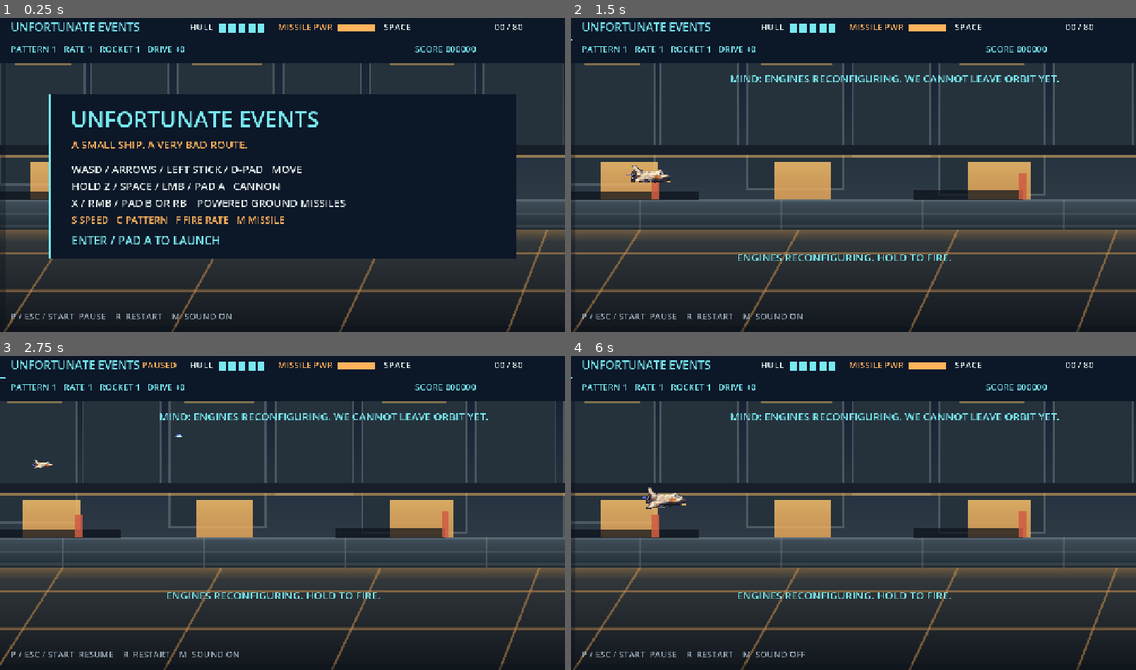
Above: before the commit, frames 1-4 (two rows, left to right).
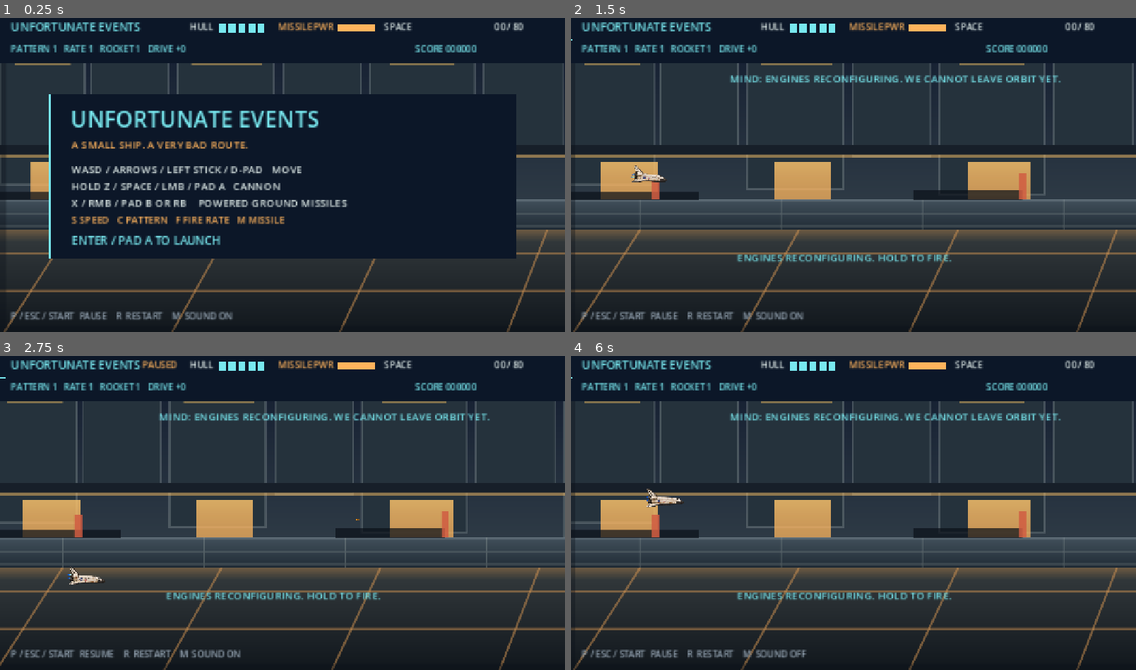
Above: after the commit, the same moments.

Repository: Jonty303/Unfortunate-Events
Game: Godot game, scene res://main.tscn
Two runs of this game, one before a commit and one after it. Both use one fixed random seed, a clock stepped at 60 frames per second and the inputs below.
Inputs (mouse positions are in pixels of both pictures, inside the frame that each line leads up to):
- Up to frame 1 (0.25 s): no input
- Up to frame 2 (1.5 s): tap Enter at 0.5, 0.6 s; move the mouse to (977, 156) at 0.52 s; hold D 0.53-1.28 s; click (977, 156) at 0.67 s; tap Space at 0.77 s; move the mouse to (740, 187) at 1.27 s; hold S from 1.28 s (still down); tap R at 1.35 s
- Up to frame 3 (2.75 s): tap Space at 1.52 s; move the mouse to (339, 440) at 2.02 s; release S at 2.03 s; hold D from 2.03 s (still down); tap P at 2.1 s
- Up to frame 4 (6 s): tap Space at 2.75, 3.02, 3.77, 4.25, 4.52, 5.75 s; move the mouse to (825, 575) at 2.77 s; release D at 2.78 s; hold W 2.78-3.53 s; tap Z at 2.85 s; click (825, 575) at 2.92 s; tap Enter at 3.5, 5, 5.1 s; move the mouse to (1023, 560) at 3.52 s; hold A 3.53-5.03 s; tap X at 3.6 s; move the mouse to (684, 462) at 4.27 s; tap M at 4.35 s; move the mouse to (881, 509) at 5.02 s; hold S 5.03-5.78 s; click (881, 509) at 5.17 s; move the mouse to (768, 431) at 5.77 s; hold D from 5.78 s (still down); tap R at 5.85 s

The runs differ from the first frame. In frame 1, 6.7% of the frame differs, in the area x 0-100%, y 1-100%; in frame 2, 4.3%; in frame 3, 4.5%; in frame 4, 4.3%.

Commit message:
Keep flight in one coordinate space and rebuild active gameplay sprites

Diff:
--- a/initial prototype/game.gd
+++ b/initial prototype/game.gd
@@ -13,25 +13,50 @@
 const TANK_RELOAD := 2.8
 const SAM_RELOAD := 2.0
 const FLIGHT := {
-	"shuttle_bank": preload("res://assets/flight/shuttle_bank.png"),
-	"main_drive": preload("res://assets/flight/main_drive.png"),
-	"cannon_round": preload("res://assets/flight/cannon_round.png"),
-	"fighter": preload("res://assets/hostiles/fighter.png"),
-	"tank": preload("res://assets/hostiles/tank.png"),
-	"launcher": preload("res://assets/hostiles/launcher.png"),
-	"tank_barrel": preload("res://assets/hostiles/tank_barrel.png"),
-	"launch_rail": preload("res://assets/hostiles/launch_rail.png"),
-	"sam": preload("res://assets/hostiles/sam.png"),
-	"tank_shell": preload("res://assets/hostiles/tank_shell.png"),
-	"fighter_pulse": preload("res://assets/hostiles/fighter_pulse.png"),
-	"exhaust": preload("res://assets/hostiles/exhaust.png"),
-	"rocket": preload("res://assets/flight/rocket.png"),
-	"heavy_rocket": preload("res://assets/flight/heavy_rocket.png"),
-	"rocket_drive": preload("res://assets/flight/rocket_drive.png"),
-	"muzzle_flash": preload("res://assets/flight/muzzle_flash.png"),
-	"impact": preload("res://assets/flight/impact.png"),
-	"small_explosion": preload("res://assets/flight/small_explosion.png"),
-	"debris_cloud": preload("res://assets/flight/debris_cloud.png"),
+	"shuttle_bank": preload("res://assets/hd/shuttle_bank.webp"),
+	"fighter": preload("res://assets/hd/fighter.webp"),
+	"tank": preload("res://assets/hd/tank.webp"),
+	"launcher": preload("res://assets/hd/launcher.webp"),
+	"tank_barrel": preload("res://assets/hd/tank_barrel.webp"),
+	"launch_rail": preload("res://assets/hd/launch_rail.webp"),
+	"sam": preload("res://assets/hd/sam.webp"),
+	"tank_shell": preload("res://assets/hd/tank_shell.webp"),
+	"fighter_pulse": preload("res://assets/hd/fighter_pulse.webp"),
+	"cannon_round": preload("res://assets/hd/cannon_round.webp"),
+	"rocket": preload("res://assets/hd/rocket.webp"),
+	"heavy_rocket": preload("res://assets/hd/heavy_rocket.webp"),
+	"main_drive": preload("res://assets/hd/main_drive.webp"),
+	"rocket_drive": preload("res://assets/hd/rocket_drive.webp"),
+	"muzzle_flash": preload("res://assets/hd/muzzle_flash.webp"),
+	"small_explosion": preload("res://assets/hd/small_explosion.webp"),
+	"exhaust": preload("res://assets/hd/exhaust.webp"),
+	"impact": preload("res://assets/hd/impact.webp"),
+	"debris_cloud": preload("res://assets/hd/debris_cloud.webp"),
+	"military": preload("res://assets/hd/military.webp"),
+	"civilian": preload("res://assets/hd/civilian.webp"),
+}
+const SPRITE_SIZE := {
+	"shuttle_bank": Vector2(46, 24),
+	"fighter": Vector2(39, 18),
+	"tank": Vector2(39, 15),
+	"launcher": Vector2(39, 15),
+	"tank_barrel": Vector2(18, 6),
+	"launch_rail": Vector2(19, 8),
+	"sam": Vector2(18, 7),
+	"tank_shell": Vector2(10, 5),
+	"fighter_pulse": Vector2(12, 6),
+	"cannon_round": Vector2(13, 5),
+	"rocket": Vector2(17, 7),
+	"heavy_rocket": Vector2(20, 8),
+	"main_drive": Vector2(17, 7),
+	"rocket_drive": Vector2(11, 5),
+	"muzzle_flash": Vector2(13, 8),
+	"small_explosion": Vector2(32, 32),
+	"exhaust": Vector2(10, 5),
+	"impact": Vector2(14, 14),
+	"debris_cloud": Vector2(32, 32),
+	"military": Vector2(45, 31),
+	"civilian": Vector2(45, 31),
 }
 # Horizontal strips use equal-width cells. Rates are in frames per second.
 const FRAME_COUNTS := {"shuttle_bank": 5, "main_drive": 6, "rocket_drive": 4, "muzzle_flash": 4, "impact": 6, "small_explosion": 9, "debris_cloud": 9}
@@ -160,7 +185,7 @@
 
 func _ready() -> void:
 	font = ThemeDB.fallback_font
-	texture_filter = CanvasItem.TEXTURE_FILTER_NEAREST
+	texture_filter = CanvasItem.TEXTURE_FILTER_LINEAR
 	rng.seed = 61724
 	for i in range(95):
 		stars.append(Vector3(rng.randf_range(0, 640), rng.randf_range(28, 325), rng.randf_range(0.2, 1.0)))
@@ -351,11 +376,11 @@
 	var speed := START_SPEED + SPEED_INCREMENT * speed_boosts
 	var old_y := player.y
 	player += direction.limit_length() * speed * delta
-	player.x = clampf(player.x, 20, 614)
-	player.y = clampf(player.y, 42, 330)
+	player.x = clampf(player.x, 23, SIZE.x - 23)
+	player.y = clampf(player.y, 67, SIZE.y - 12)
 	var ground := ground_y()
-	if ground < 360 and player.y + 7 > ground:
-		player.y = ground - 8
+	if ground < 360 and player.y + 12 > ground:
+		player.y = ground - 12
 		hurt()
 	if delta > 0:
 		var vertical_motion := clampf((player.y - old_y) / (speed * delta), -1.0, 1.0)
@@ -387,7 +412,7 @@
 		var spent := false
 		if s.friendly:
 			for building in structures:
-				var building_box := Rect2(building.p + Vector2(-18, -42), Vector2(36, 42))
+				var building_box := Rect2(building.p + Vector2(-22, -31), Vector2(44, 31))
 				if segment_hits(previous, s.p, building_box.grow(3 if s.missile else 1)):
 					building.hp -= s.damage
 					building.flash = 0.12
@@ -532,17 +557,7 @@
 func draw_structure(building: Dictionary) -> void:
 	var p: Vector2 = building.p.round()
 	var tint := Color("ffcc89") if building.flash > 0 else Color.WHITE
-	var military: bool = building.kind == "military"
-	var main := Color("465461") if military else Color("776b5b")
-	var roof := Color("9a7049") if military else Color("bd9670")
-	draw_rect(Rect2(p + Vector2(-18, -40), Vector2(36, 40)), main * tint)
-	draw_rect(Rect2(p + Vector2(-22, -43), Vector2(44, 7)), roof * tint)
-	draw_rect(Rect2(p + Vector2(-14, -33), Vector2(9, 10)), Color("e5c785") * tint)
-	draw_rect(Rect2(p + Vector2(3, -33), Vector2(8, 10)), Color("e5c785") * tint)
-	draw_rect(Rect2(p + Vector2(-4, -16), Vector2(9, 16)), Color("292e32") * tint)
-	if military:
-		draw_rect(Rect2(p + Vector2(10, -49), Vector2(3, 8)), Color("b94e3c") * tint)
-		draw_rect(Rect2(p + Vector2(-15, -3), Vector2(30, 3)), Color("d39a59") * tint)
+	flight_sprite(building.kind, p - Vector2(0, 15.5), 0, tint)
 
 func draw_enemy(e: Dictionary) -> void:
 	var tint := Color(3, 3, 3) if e.flash > 0 else Color.WHITE
@@ -575,7 +590,7 @@
 	# Gameplay sprites were authored for the original small viewport. Give them
 	# deliberate screen presence in the larger 1280 x 720 presentation.
 	var source_size := Vector2(tex.get_width() / cells, tex.get_height())
-	var draw_size := source_size * 1.5
+	var draw_size: Vector2 = SPRITE_SIZE[kind]
 	draw_texture_rect_region(tex, Rect2((pos - draw_size * 0.5).round(), draw_size),
 			Rect2(Vector2(frame % cells * source_size.x, 0), source_size), tint)
 
@@ -586,24 +601,23 @@
 	var cell := Vector2(POWERUP_SHEET.get_width() / 2.0, POWERUP_SHEET.get_height() / 2.0)
 	var source := Rect2(Vector2((index % 2) * cell.x, floori(float(index) / 2.0) * cell.y), cell)
 	var size := Vector2(38, 38)
-	draw_circle(pos, 22, Color(0.12, 0.19, 0.28, 0.7))
+
 	draw_texture_rect_region(POWERUP_SHEET, Rect2(pos - size * 0.5, size), source)
 
 func label_at(words: String, pos: Vector2, size: int = 12, color: Color = PAPER) -> void:
 	draw_string(font, pos, words, HORIZONTAL_ALIGNMENT_LEFT, -1, size, color)
 
 func hud_rect(rect: Rect2, color: Color) -> void:
-	draw_rect(Rect2(rect.position * 2.0, rect.size * 2.0), color)
+	draw_rect(rect, color)
 
 func hud_label(words: String, pos: Vector2, size: int = 12, color: Color = PAPER) -> void:
-	draw_string(font, pos * 2.0, words, HORIZONTAL_ALIGNMENT_LEFT, -1, size * 2, color)
+	draw_string(font, pos, words, HORIZONTAL_ALIGNMENT_LEFT, -1, size, color)
 
 func _draw() -> void:
 	var phase: String = "hangar" if elapsed < 7.0 else ("overland" if elapsed < 68.0 else "orbit")
 	var backdrop: Texture2D = BACKDROPS[phase]
 	var offset := fposmod(elapsed * (24.0 if phase == "hangar" else 12.0), 1280.0)
-	draw_texture_rect_region(backdrop, Rect2(Vector2.ZERO, OUTPUT_SIZE), Rect2(Vector2(offset, 0), OUTPUT_SIZE))
-	draw_set_transform(Vector2.ZERO, 0.0, Vector2(2, 2))
+	draw_texture_rect_region(backdrop, Rect2(Vector2.ZERO, SIZE), Rect2(Vector2(offset, 0), OUTPUT_SIZE))
 	for item in pickups:
 		draw_powerup(item.kind, item.p.round())
 	for building in structures:
@@ -637,7 +651,7 @@
 	for p in sparks:
 		draw_rect(Rect2(p.p.round(), Vector2(2, 2)), p.color)
 	draw_set_transform(Vector2.ZERO, 0.0, Vector2.ONE)
-	draw_rect(Rect2(0, 0, OUTPUT_SIZE.x, 110), Color("0c1728"))
+	draw_rect(Rect2(0, 0, SIZE.x, 55), Color("0c1728"))
 	hud_label("UNFORTUNATE EVENTS", Vector2(12, 19), 13, CYAN)
 	if paused:
 		hud_label("PAUSED", Vector2(161, 18), 10, ORANGE)
--- a/initial prototype/main.tscn
+++ b/initial prototype/main.tscn
@@ -3,4 +3,5 @@
 [ext_resource type="Script" path="res://game.gd" id="1"]
 
 [node name="UnfortunateEvents" type="Node2D"]
+scale = Vector2(2, 2)
 script = ExtResource("1")
Binary file added: initial prototype/assets/hd/cannon_round.webp
Not shown, added: initial prototype/assets/hd/cannon_round.webp.import
Binary file added: initial prototype/assets/hd/civilian.webp
Not shown, added: initial prototype/assets/hd/civilian.webp.import
Binary file added: initial prototype/assets/hd/debris_cloud.webp
Not shown, added: initial prototype/assets/hd/debris_cloud.webp.import
Binary file added: initial prototype/assets/hd/exhaust.webp
Not shown, added: initial prototype/assets/hd/exhaust.webp.import
Binary file added: initial prototype/assets/hd/fighter.webp
Not shown, added: initial prototype/assets/hd/fighter.webp.import
Binary file added: initial prototype/assets/hd/fighter_pulse.webp
Not shown, added: initial prototype/assets/hd/fighter_pulse.webp.import
(and 30 more such lines)
